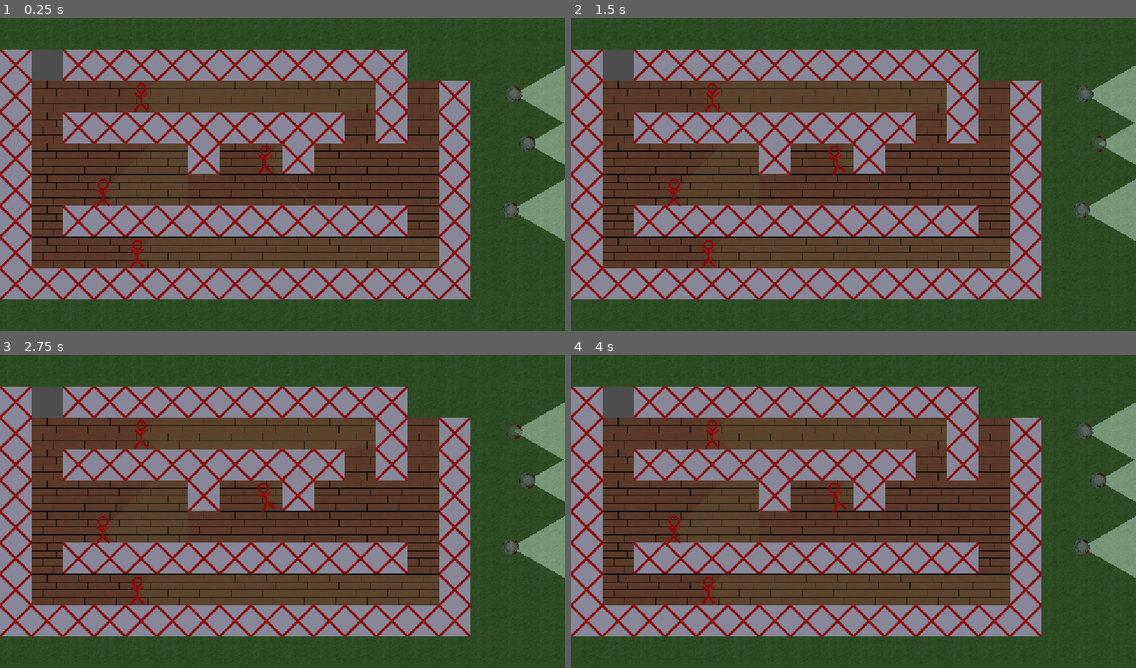
Above: before the commit, frames 1-4 (two rows, left to right).
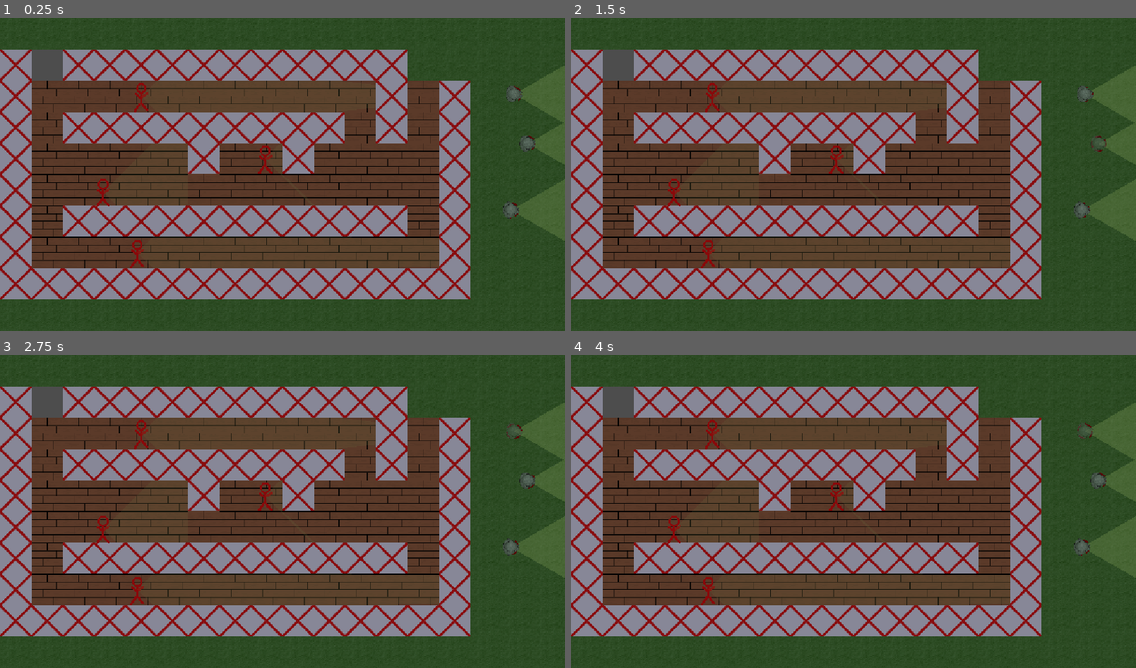
Above: after the commit, the same moments.

Repository: NevenIlincic/Tactical_Move
Game: Godot game, scene res://Scenes/Test_Scene.tscn
The game is run twice, just before and just after one commit, with the same random seed, the same clock (stepped at 60 frames per second) and the same inputs. The engine's default icon, where the game draws it, is replaced by a stand-in: a white triangle on a blue panel in a dark square.
Inputs (mouse positions are in pixels of both pictures, inside the frame that each line leads up to):
- Up to frame 1 (0.25 s): no input
- Up to frame 2 (1.5 s): tap Enter at 0.5 s; move the mouse to (1079, 208) at 0.52 s; press the mouse at (1079, 208) at 0.53 s; tap W (reset_look_at_path) at 1.25 s; move the mouse to (1096, 143) at 1.27 s; release the mouse at (1096, 143) at 1.28 s; tap Space (move_confirm) at 1.35 s; click (1096, 143) at 1.42 s
- Up to frame 3 (2.75 s): tap Q (reset_path) at 2 s; move the mouse to (514, 430) at 2.02 s; right-click (514, 430) at 2.1 s; click (514, 430) at 2.17 s
- Up to frame 4 (4 s): tap X (reset_rotate_player_after_move) at 2.75 s; move the mouse to (825, 574) at 2.77 s; tap Z (rotate_player_after_move) at 2.85 s; click (825, 574) at 2.92 s; tap Space (move_confirm) at 3.5 s; move the mouse to (1023, 558) at 3.52 s; press the mouse at (1023, 558) at 3.53 s

The runs differ from the first frame. In frame 1, 2.2% of the frame differs, in the area x 91-100%, y 15-72%; in frame 2, 2.3%; in frame 3, 2.3%; in frame 4, 2.3%, in the area x 45-100%, y 15-72%.

Commit message:
[FIX] Enemy not stopping when all players finished actions

Diff:
--- a/Scenes/Soldier/Player/Player.tscn
+++ b/Scenes/Soldier/Player/Player.tscn
@@ -15,8 +15,8 @@
 [sub_resource type="RectangleShape2D" id="RectangleShape2D_06txj"]
 size = Vector2(60, 60)
 
-[sub_resource type="CanvasItemMaterial" id="CanvasItemMaterial_q6by2"]
-blend_mode = 1
+[sub_resource type="CanvasItemMaterial" id="CanvasItemMaterial_rw7ms"]
+light_mode = 1
 
 [sub_resource type="Animation" id="Animation_0eouq"]
 resource_name = "Position_Marker_Rotation"
@@ -103,8 +103,10 @@
 shape = SubResource("RectangleShape2D_06txj")
 
 [node name="Vision_Polygon" type="Polygon2D" parent="." unique_id=1560586749]
-material = SubResource("CanvasItemMaterial_q6by2")
-color = Color(1, 1, 1, 0.4392157)
+clip_children = 2
+material = SubResource("CanvasItemMaterial_rw7ms")
+use_parent_material = true
+color = Color(0.8156863, 0.9843137, 0.49411765, 0.28627452)
 polygon = PackedVector2Array(0, 0, -256, -256, 256, -256)
 script = ExtResource("4_t26db")
 max_range = 1000.0
--- a/Scripts/Patterns/State/Level_State/action_state.gd
+++ b/Scripts/Patterns/State/Level_State/action_state.gd
@@ -57,17 +57,20 @@
 	if soldier is Player:
 		num_player_finished_moves += 1
 
+	var enemies_finished: Array[Soldier] = []
 	if num_player_finished_moves == alive_players.size():
 		for enemy_soldier in soldiers_in_action:
 			if enemy_soldier is Enemy:
 				if enemy_soldier.enemies_in_sight.is_empty():
 					enemy_soldier._on_players_action_finished()
-					soldiers_in_action.erase(enemy_soldier)
+					enemies_finished.append(enemy_soldier)
 		#level.set_level_state(PlayerSetMoveState.new([level]))
 
-		num_player_finished_moves = 0
+	for enemy in enemies_finished:
+		soldiers_in_action.erase(enemy)
 
 	if soldiers_in_action.is_empty():
+		num_player_finished_moves = 0
 		level.set_level_state(PlayerSetMoveState.new([level]))
 
 func _on_player_move_continued(soldier: Soldier):
--- a/Scripts/Soldier/Enemy/enemy.gd
+++ b/Scripts/Soldier/Enemy/enemy.gd
@@ -136,15 +136,15 @@
 				defense_score = 10.0 / current_HP
 		#DISTANCE
 		if max_travel_distance > distance_to_player:
-			attack_score += clampf(750.0/(distance_to_player*(player_allies_nearby+1)), 0.0, 3.0)
+			attack_score += clampf(500.0/(distance_to_player*(player_allies_nearby+1)), 0.0, 3.0)
 			if distance_to_player > distance_to_closest_cover:
 				defense_score += clampf(500.0/ (distance_to_player*(player_allies_nearby+1)), 0.0, 3.0)
 			else:
-				attack_score += clampf(750.0/(distance_to_player*(player_allies_nearby+1)), 0.0, 3.0)
+				attack_score += clampf(500.0/(distance_to_player*(player_allies_nearby+1)), 0.0, 3.0)
 		else:
 			defense_score += clampf(500.0/ (distance_to_player*(player_allies_nearby+1)), 0.0, 3.0)
 
-		#print(self, " ", attack_score, " ", defense_score)
+		print(self, " ", attack_score, " ", defense_score)
 		if defense_score > attack_score:
 			intent_for_player = Intent.DEFEND
 
--- a/Scripts/Soldier/soldier.gd
+++ b/Scripts/Soldier/soldier.gd
@@ -185,7 +185,7 @@
 
 	#_on_enemy_lost_extra(enemy)
 
-	if enemy.is_killed:
+	if enemy and enemy.is_killed:
 		enemy.when_killed()
 
 func do_soldier_rotation(tween: Tween):
